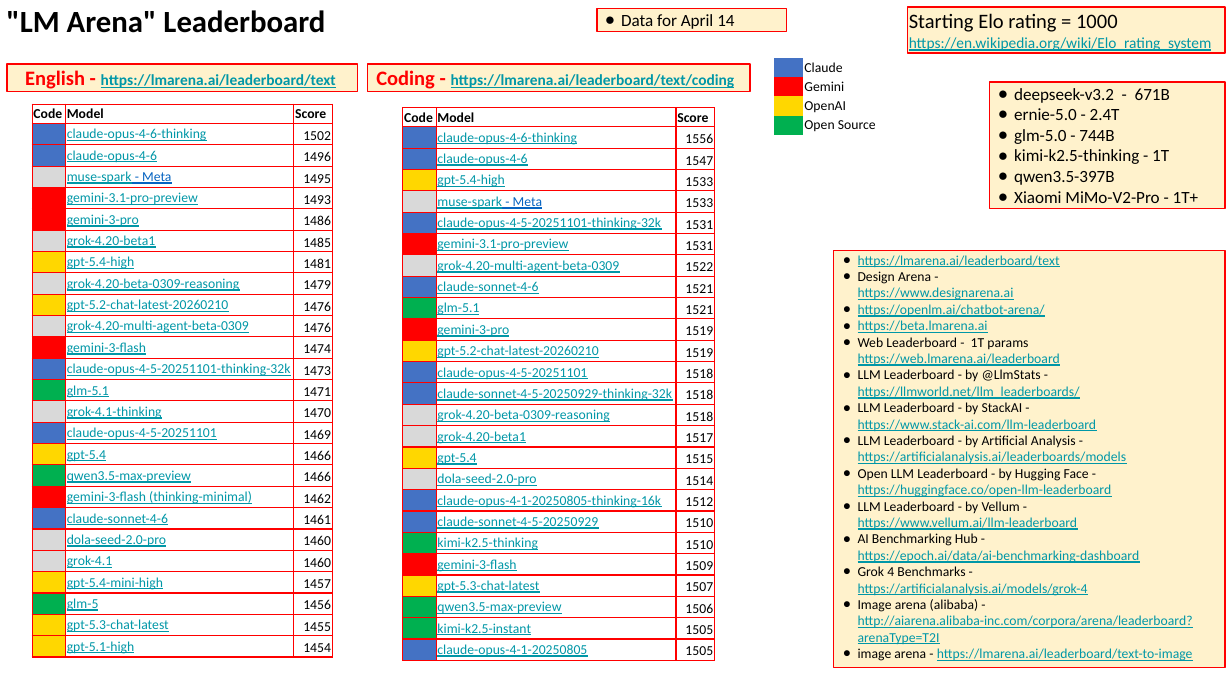
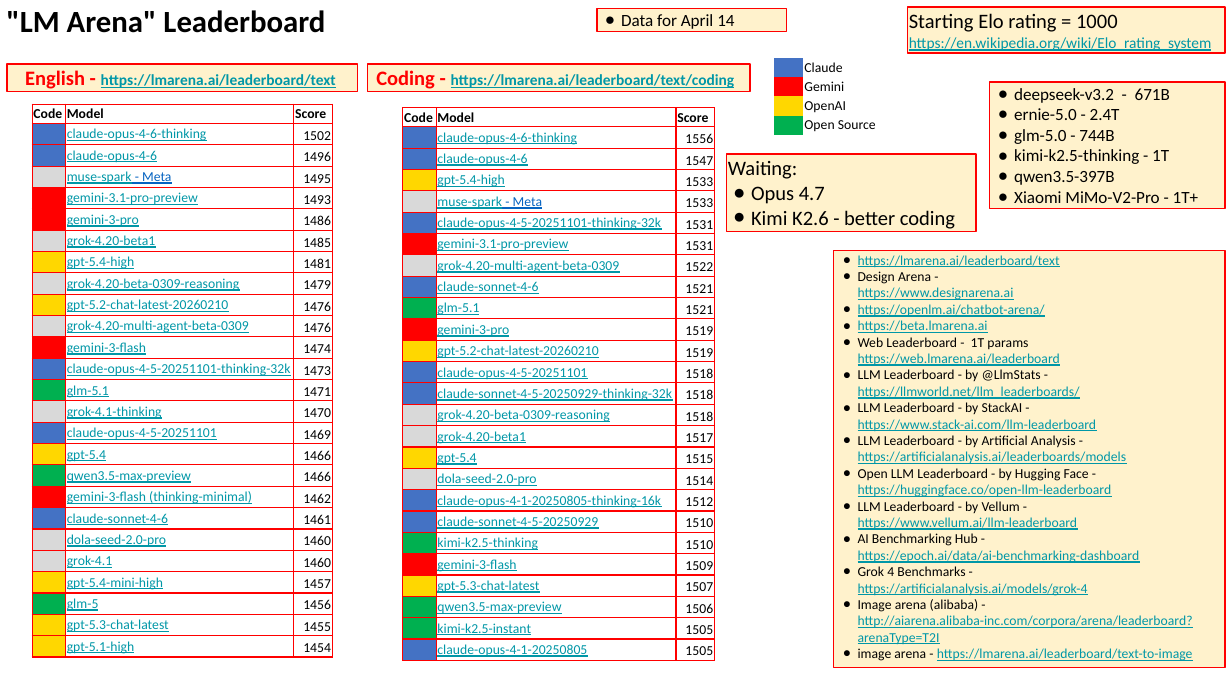
Before and after one commit to lselector/seminar, a slide deck: slide 2 of 2026/2026-04-17-AI-Updates.pptx. Drawn at 1232x693 pixels with LibreOffice and Linux fonts; fonts in the diff are those of the drawing. Boxes give left, top, right and bottom in pixels: in the first picture for what was removed or moved away, otherwise in the second. Text is boxed around its words. In the diff, an @@ line names an element or a change of style, - is before the commit and + after.

```diff
--- a/2026/2026-04-17-AI-Updates.pptx
+++ b/2026/2026-04-17-AI-Updates.pptx
@@ rectangle added at [727,154,976,232], fill #FFF2CC, outline #FF0000 0.75 pt, 12 pt, text #000000 @@
+Waiting:
+● Opus 4.7
+● Kimi K2.6 - better coding
```
Also in this commit, not shown: 9 other slides changed, 4 slides added, 1 slide removed.
